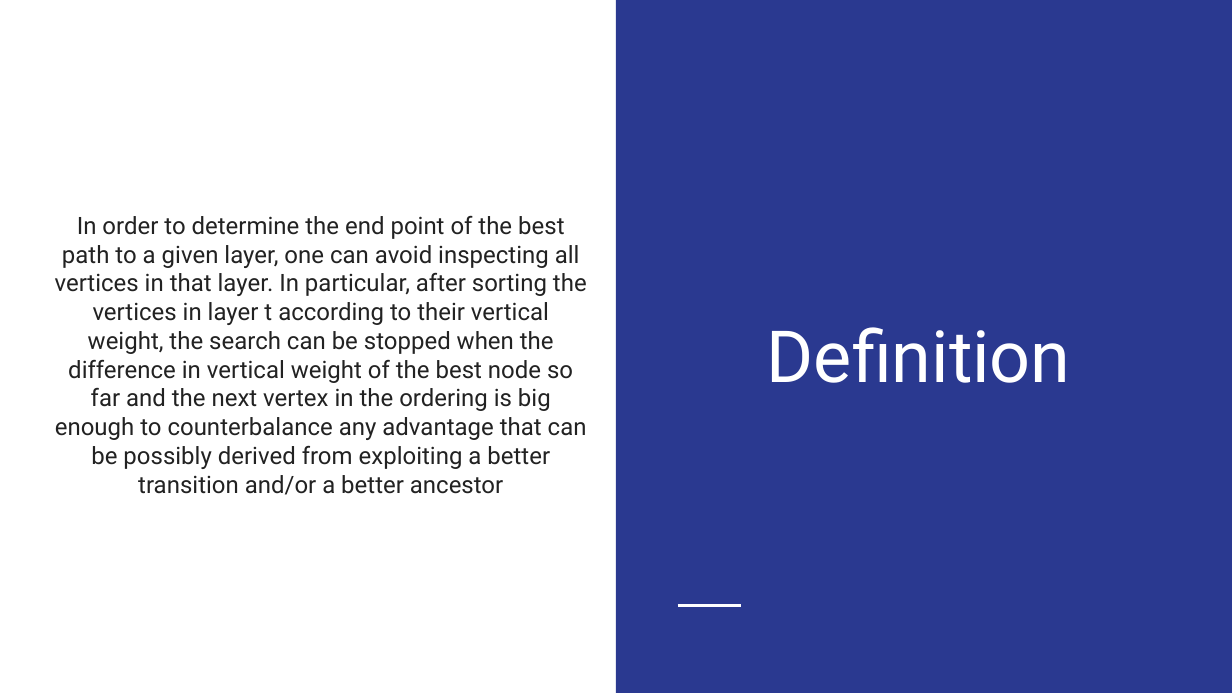
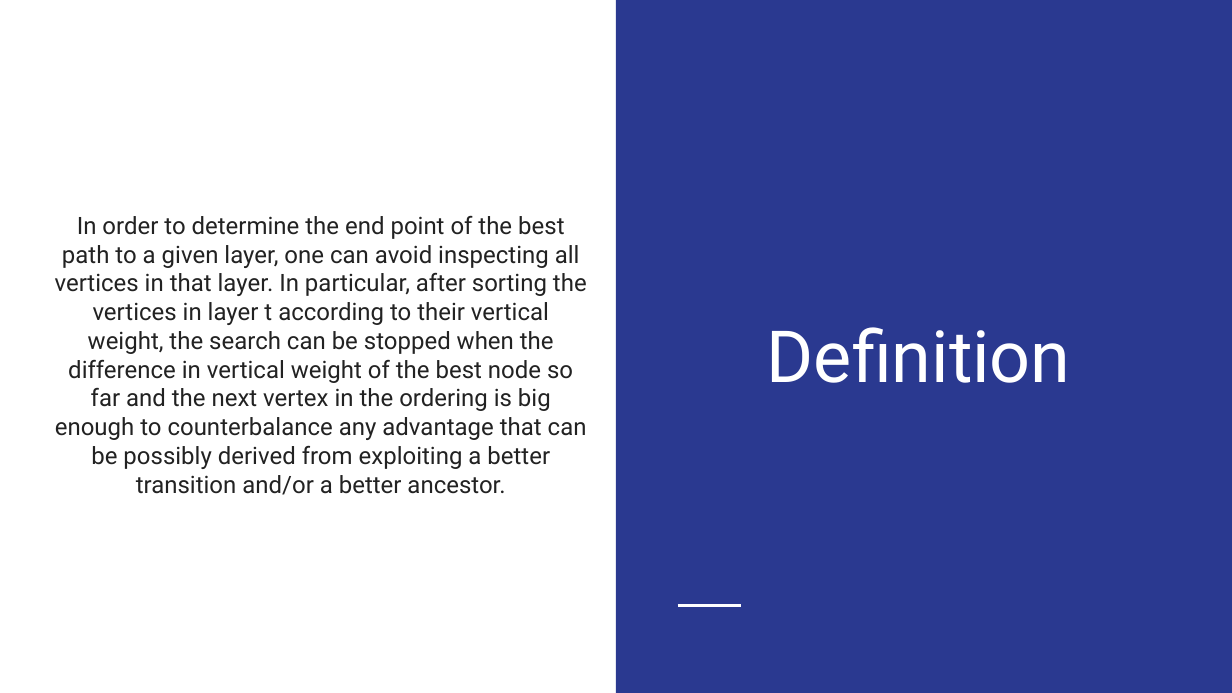
Before and after one commit to YasasviPeruvemba/DesignAndAnalysisOfAlgorithmsProject, a slide deck: slide 22 of CS254 Algo Project.pptx (slide 15 before the commit). Drawn at 1232x693 pixels with LibreOffice and Linux fonts; fonts in the diff are those of the drawing. Boxes give left, top, right and bottom in pixels: in the first picture for what was removed or moved away, otherwise in the second. Text is boxed around its words. In the diff, an @@ line names an element or a change of style, - is before the commit and + after.

```diff
--- a/CS254 Algo Project.pptx
+++ b/CS254 Algo Project.pptx
@@ subtitle at bbox=[55, 215, 587, 495]: text changed @@
-In order to determine the end point of the best path to a given layer, one can avoid inspecting all vertices in that layer. In particular, after sorting the vertices in layer t according to their vertical weight, the search can be stopped when the difference in vertical weight of the best node so far and the next vertex in the ordering is big enough to counterbalance any advantage that can be possibly derived from exploiting a better transition and/or a better ancestor
+In order to determine the end point of the best path to a given layer, one can avoid inspecting all vertices in that layer. In particular, after sorting the vertices in layer t according to their vertical weight, the search can be stopped when the difference in vertical weight of the best node so far and the next vertex in the ordering is big enough to counterbalance any advantage that can be possibly derived from exploiting a better transition and/or a better ancestor.
```
Also in this commit, not shown: 7 other slides changed, 17 slides added, 2 slides removed.
